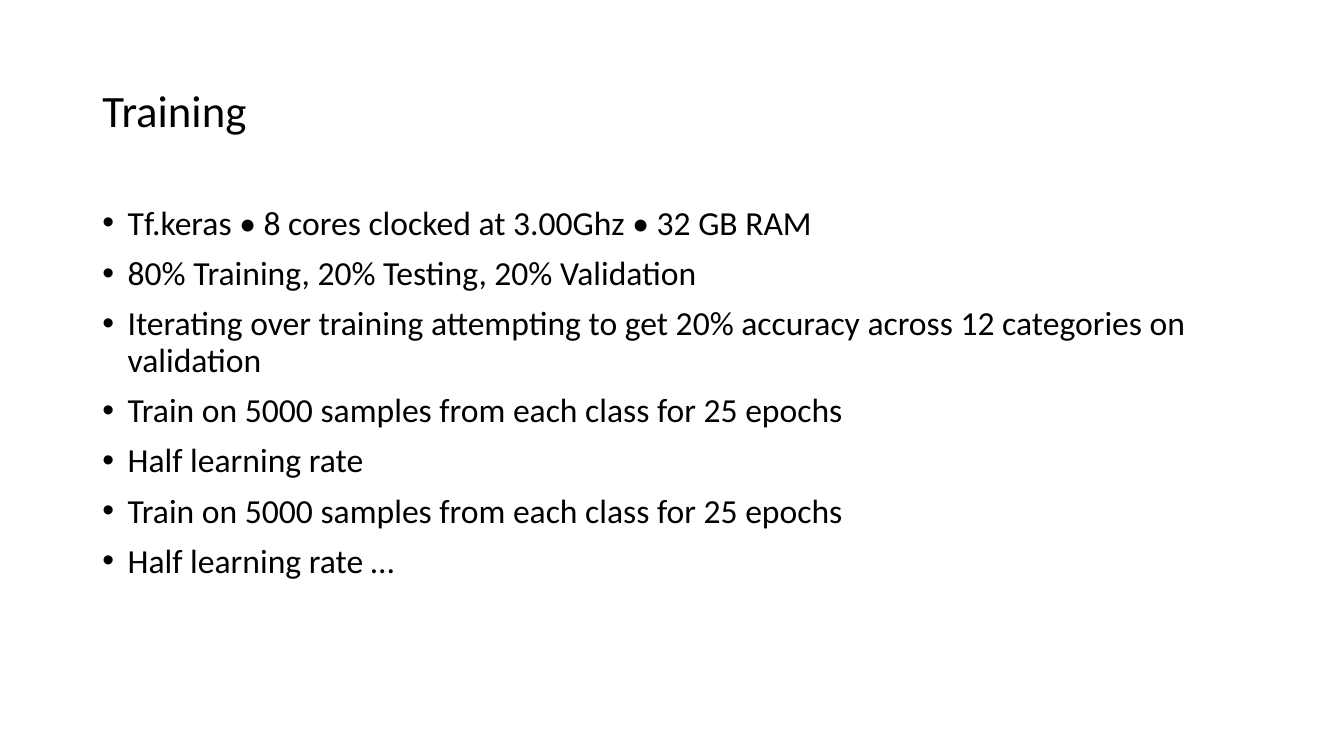
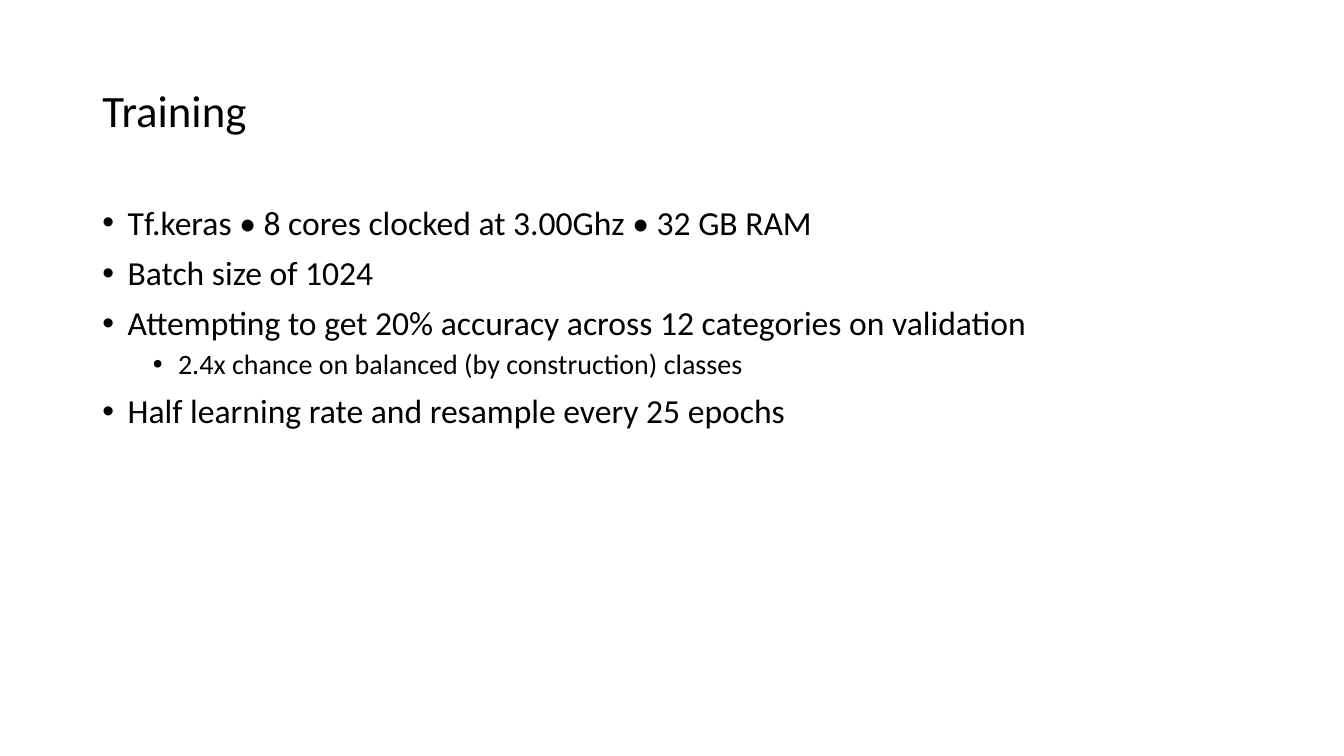
Before and after one commit to jgomezm/Music-Classification, a slide deck: slide 6 of Presentation-1-.pptx. Drawn at 1344x756 pixels with LibreOffice and Linux fonts; fonts in the diff are those of the drawing. Boxes give left, top, right and bottom in pixels: in the first picture for what was removed or moved away, otherwise in the second. Text is boxed around its words. In the diff, an @@ line names an element or a change of style, - is before the commit and + after.

```diff
--- a/Presentation-1-.pptx
+++ b/Presentation-1-.pptx
@@ text at bbox=[128, 261, 1026, 429]: text changed @@
-• 80% Training, 20% Testing, 20% Validation
-• Iterating over training attempting to get 20% accuracy across 12 categories on validation
-• Train on 5000 samples from each class for 25 epochs
-• Half learning rate
-• Train on 5000 samples from each class for 25 epochs
-• Half learning rate …
+• Batch size of 1024
+• Attempting to get 20% accuracy across 12 categories on validation
+  • 2.4x chance on balanced (by construction) classes
+• Half learning rate and resample every 25 epochs
```
Also in this commit, not shown: 3 other slides changed, 1 slide added.
